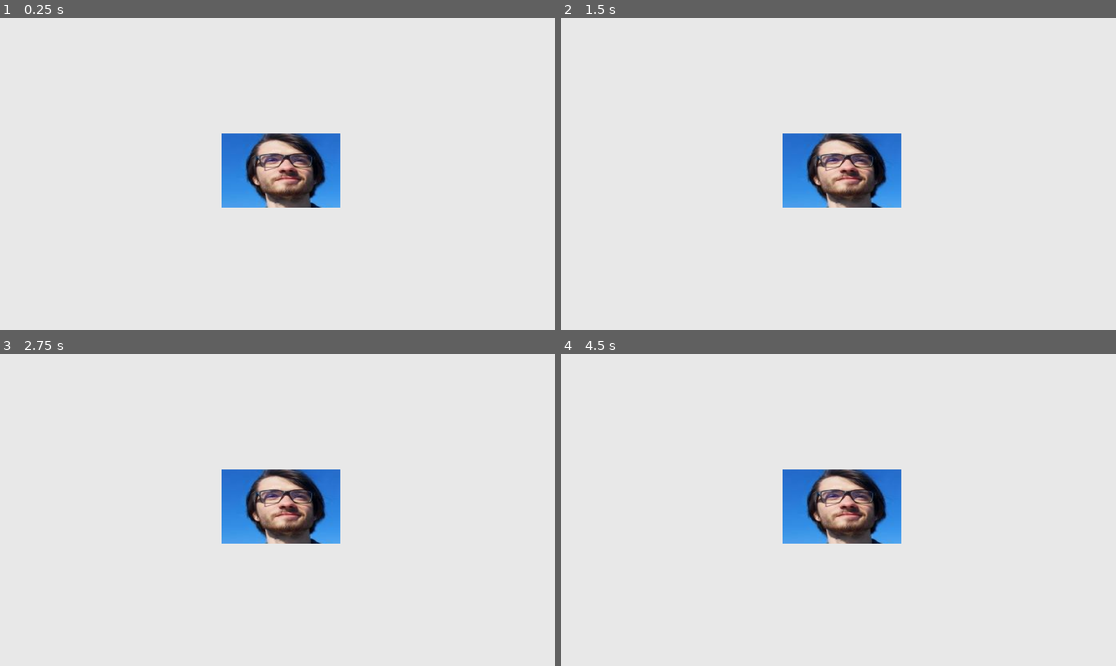
Above: before the commit, frames 1-4 (two rows, left to right).
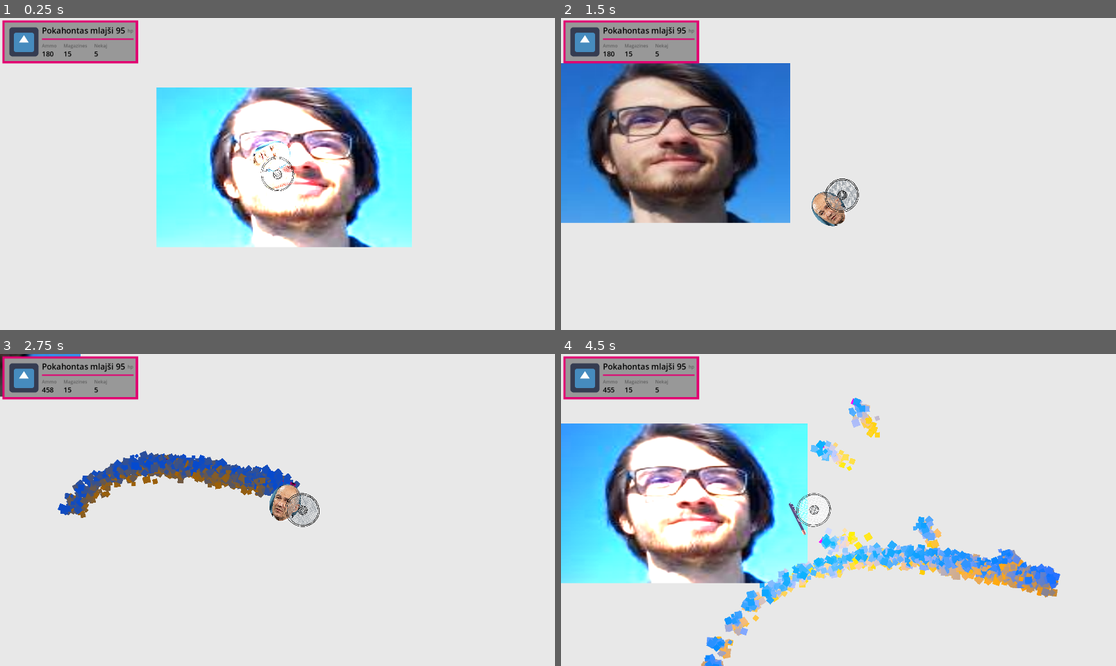
Above: after the commit, the same moments.

Repository: LanVukusic/GameX
Game: Godot game, scene res://TEST.tscn
The game is run twice, just before and just after one commit, with the same random seed, the same clock (stepped at 60 frames per second) and the same inputs. The engine's default icon, where the game draws it, is replaced by a stand-in: a white triangle on a blue panel in a dark square.
Inputs (mouse positions are in pixels of both pictures, inside the frame that each line leads up to):
- Up to frame 1 (0.25 s): no input
- Up to frame 2 (1.5 s): tap Enter at 0.5 s; move the mouse to (960, 158) at 0.52 s; hold Right (ui_right) 0.53-1.28 s; hold Tab (CheckTree) 0.53-1.28 s; move the mouse to (727, 189) at 1.27 s; hold Down (ui_down) from 1.28 s (still down); tap L (Lamp) at 1.35 s
- Up to frame 3 (2.75 s): move the mouse to (333, 441) at 2.02 s; release Down (ui_down) at 2.03 s; press the mouse at (333, 441) at 2.03 s; hold Right (ui_right) from 2.03 s (still down)
- Up to frame 4 (4.5 s): move the mouse to (810, 572) at 2.77 s; release Right (ui_right) at 2.78 s; release the mouse at (810, 572) at 2.78 s; hold Up (ui_up) 2.78-3.53 s; tap 1 (WeaponSwitch) at 2.85 s; move the mouse to (1005, 556) at 3.52 s; hold Tab (CheckTree) 3.53-4.28 s; hold Left (ui_left) from 3.53 s (still down); move the mouse to (672, 463) at 4.27 s; tap L (Lamp) at 4.35 s

The runs differ from the first frame. In frame 1, 25% of the frame differs, in the area x 0-75%, y 0-74%; in frame 2, 29%; in frame 3, 11%; in frame 4, 32%, in the area x 0-90%, y 0-100%.

Commit message:
color matching and name display

Diff:
--- a/Godot/Entities/Player/Player.gd
+++ b/Godot/Entities/Player/Player.gd
@@ -15,7 +15,7 @@
 
 @export var weapon_manager: WeaponManager
 
-signal connect(color: Color, name: String)
+signal joined(color: Color, name: String)
 signal moveVec(vec: Vector2)
 signal lookVec(vec: Vector2)
 signal lamp()
@@ -42,7 +42,7 @@
 	moveVec.connect(set_input_direction)
 	lookVec.connect(set_look_direction)
 	lamp.connect(toggle_lamp)
-	connect.connect(conn)
+	joined.connect(conn)
 
 # Called every frame. 'delta' is the elapsed time since the previous frame.
 func _physics_process(_delta: float) -> void:
--- a/Godot/Entities/Player/PlayerDevNode.gd
+++ b/Godot/Entities/Player/PlayerDevNode.gd
@@ -4,9 +4,14 @@
 var player: Player
 
 @export_category("THIS IS AN OVERRIDE FOR NETWORKED CONTROLLS")
+@export var player_name: String
+@export var color: Color
+@export var uIManager: UIManager
 
 func _ready() -> void:
 	player = get_parent()
+	uIManager.init_UIPlayerNode(player, 0)
+	player.joined.emit(color, player_name)
 
 
 # Called every frame. 'delta' is the elapsed time since the previous frame.
--- a/Godot/Networking/Server.gd
+++ b/Godot/Networking/Server.gd
@@ -81,7 +81,7 @@
 		player_inst.visible = true
 		player_inst.multiplayerId = peerId
 		player_root.add_child(player_inst)
-		player_inst.connect.emit(Color(data["color"]), data["name"])
+		player_inst.joined.emit(Color(data["color"]), data["name"])
 		players[peerId] = player_inst
 
 		# init player UI
--- a/Godot/TEST.tscn
+++ b/Godot/TEST.tscn
@@ -1,9 +1,11 @@
-[gd_scene load_steps=5 format=3 uid="uid://btda7ax5atic7"]
+[gd_scene load_steps=7 format=3 uid="uid://btda7ax5atic7"]
 
 [ext_resource type="PackedScene" uid="uid://bu1vvd37kb4tn" path="res://Camera/MainCamera.tscn" id="2_oifng"]
 [ext_resource type="Texture2D" uid="uid://ckdbul8vla5d8" path="res://Entities/{768B6756-A940-4E02-B0D2-963D91A6511A}.png" id="3_i0f0g"]
 [ext_resource type="PackedScene" uid="uid://cb4lh3a0xlxc" path="res://Networking/socket_server.tscn" id="4_5k5dy"]
 [ext_resource type="PackedScene" uid="uid://cj6py650hlmmx" path="res://UI/UiManager.tscn" id="5_164ts"]
+[ext_resource type="PackedScene" uid="uid://lrrmhxf8p6g3" path="res://Entities/Player/Player.tscn" id="5_fx4rq"]
+[ext_resource type="Script" path="res://Entities/Player/PlayerDevNode.gd" id="6_t3xy7"]
 
 [node name="Test" type="Node2D"]
 
@@ -20,4 +22,14 @@
 
 [node name="SocketServer" parent="." node_paths=PackedStringArray("uIManager", "player_root") instance=ExtResource("4_5k5dy")]
 uIManager = NodePath("../UiManager")
+players = {}
 player_root = NodePath("..")
+
+[node name="Player" parent="." instance=ExtResource("5_fx4rq")]
+color = Color(6.73831e-07, 0.416694, 0.661711, 1)
+
+[node name="PlayerDevNode" type="Node2D" parent="Player" node_paths=PackedStringArray("uIManager")]
+script = ExtResource("6_t3xy7")
+player_name = "Pokahontas mlajši"
+color = Color(0.885803, 3.36915e-07, 0.446758, 1)
+uIManager = NodePath("../../UiManager")
--- a/Godot/UI/UIPlayerNode.gd
+++ b/Godot/UI/UIPlayerNode.gd
@@ -5,6 +5,8 @@
 
 @onready var ammo: Label = %AmmoValue
 @onready var mag: Label = %MagValue
+@onready var player_name: Label = %PlayerName
+@onready var color_rect: ColorRect = %Divider
 
 
 # Called when the node enters the scene tree for the first time.
@@ -24,6 +26,19 @@
 func set_curr_mag_count(mag_count: int):
 	mag.text = str(mag_count)
 
+func set_player_color_name(color: Color, name: String):
+	player_name.text = str(name)
+	var new_style = StyleBoxFlat.new()
+	new_style.border_color = color
+	new_style.border_width_bottom = 8
+	new_style.border_width_top = 8
+	new_style.border_width_left = 8
+	new_style.border_width_right = 8
+	self.add_theme_stylebox_override("panel", new_style)
+	color_rect.color = color
+
+
 func connect_singals():
 	connected_player.weapon_manager.current_weapon.current_ammo.connect(set_curr_ammo_count)
 	connected_player.weapon_manager.current_weapon.current_magazines.connect(set_curr_mag_count)
+	connected_player.joined.connect(set_player_color_name)
--- a/Godot/UI/UIPlayerNode.tscn
+++ b/Godot/UI/UIPlayerNode.tscn
@@ -1,14 +1,11 @@
-[gd_scene load_steps=4 format=3 uid="uid://blol2ovqttua8"]
+[gd_scene load_steps=5 format=3 uid="uid://blol2ovqttua8"]
 
 [ext_resource type="Texture2D" uid="uid://cgk5i7qqvjqs1" path="res://icon.png" id="1_0ib43"]
+[ext_resource type="Theme" uid="uid://ceocg1w7yon5p" path="res://UI/ingame_ui_theme.tres" id="1_n761m"]
 [ext_resource type="Script" path="res://UI/UIPlayerNode.gd" id="2_v5ovk"]
 
 [sub_resource type="StyleBoxFlat" id="StyleBoxFlat_632t8"]
-bg_color = Color(0.92, 0.7544, 0.8096, 1)
-border_width_left = 2
-border_width_top = 2
-border_width_right = 2
-border_width_bottom = 2
+bg_color = Color(0.8, 0.8, 0.8, 1)
 border_color = Color(0.698335, 0, 0.18187, 1)
 corner_radius_top_left = 10
 corner_radius_top_right = 10
@@ -18,6 +15,7 @@
 [node name="PlayerPannel" type="PanelContainer"]
 offset_right = 378.0
 offset_bottom = 148.0
+theme = ExtResource("1_n761m")
 theme_override_styles/panel = SubResource("StyleBoxFlat_632t8")
 script = ExtResource("2_v5ovk")
 
@@ -34,7 +32,6 @@
 layout_mode = 2
 
 [node name="PlayerSpriteTexture" type="TextureRect" parent="MarginContainer/MainGridContainer/MarginContainer"]
-modulate = Color(0.894827, 0.572637, 0.590951, 1)
 layout_mode = 2
 texture = ExtResource("1_0ib43")
 expand_mode = 2
@@ -48,6 +45,7 @@
 layout_mode = 2
 
 [node name="PlayerName" type="Label" parent="MarginContainer/MainGridContainer/OverallPlayerContainer/PlayerInfoContainer"]
+unique_name_in_owner = true
 layout_mode = 2
 theme_type_variation = &"HeaderLarge"
 text = "Lanzy"
@@ -68,7 +66,8 @@
 theme_type_variation = &"TooltipLabel"
 text = "hp"
 
-[node name="ColorRect" type="ColorRect" parent="MarginContainer/MainGridContainer/OverallPlayerContainer"]
+[node name="Divider" type="ColorRect" parent="MarginContainer/MainGridContainer/OverallPlayerContainer"]
+unique_name_in_owner = true
 custom_minimum_size = Vector2(0, 5)
 layout_mode = 2
 color = Color(0.781938, 0, 0.316684, 1)
